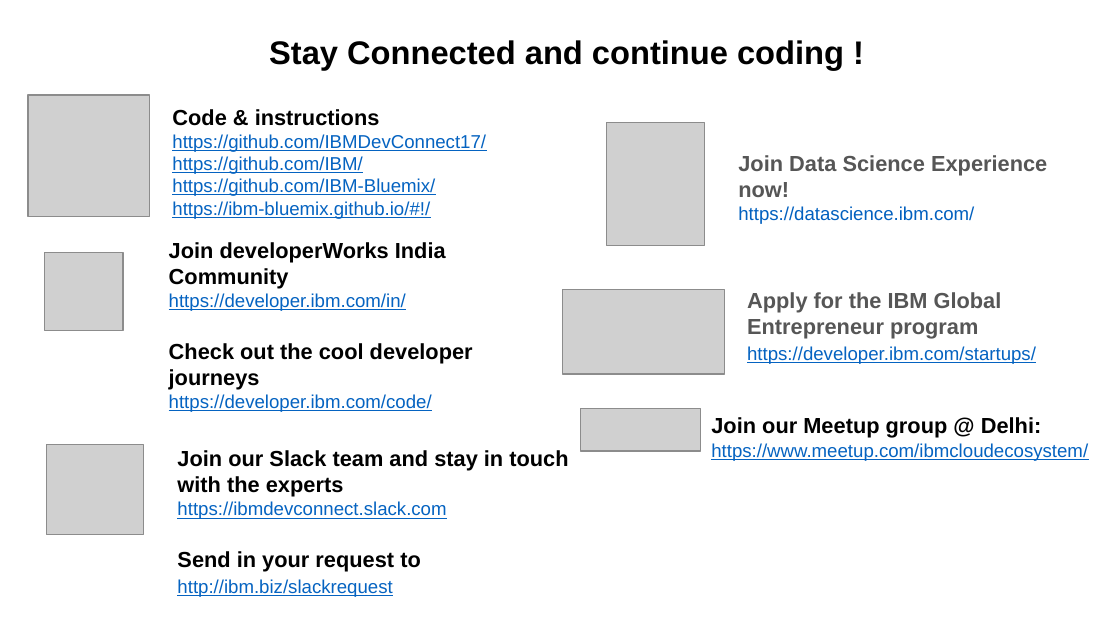
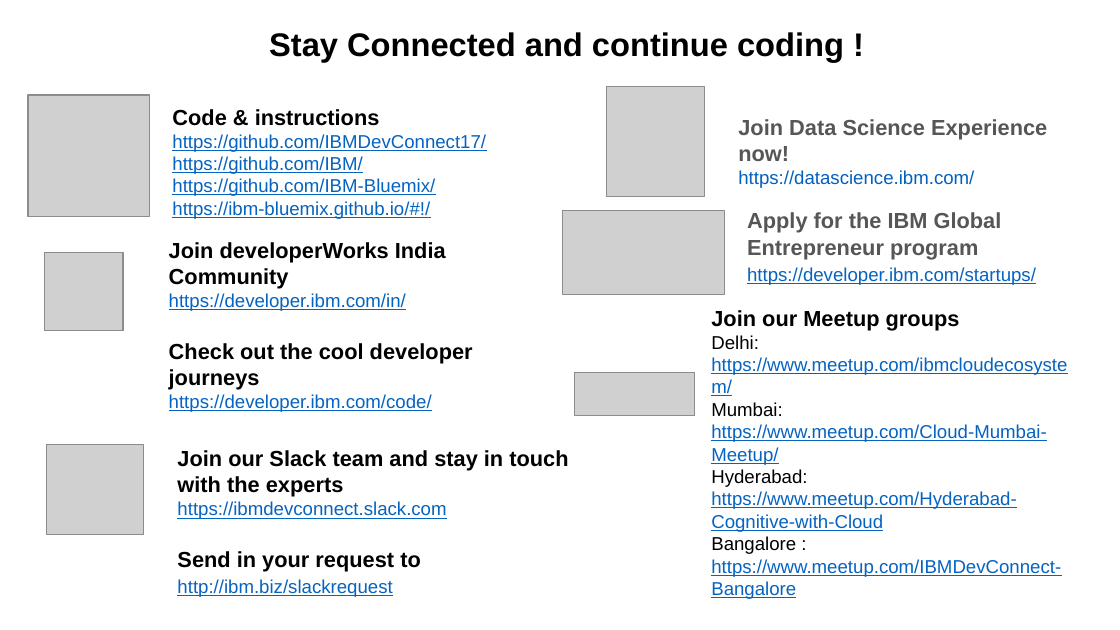
Before and after one commit to IBMDevConnect/Presentations, a slide deck: slide 13 of Pune-Delhi/hybrid/IntroductionToBluemixRuntime.pptx. Drawn at 1120x630 pixels with LibreOffice and Linux fonts; fonts in the diff are those of the drawing; grey boxes stand for pictures; background and template pictures are left out. Boxes give left, top, right and bottom in pixels: in the first picture for what was removed or moved away, otherwise in the second. Text is boxed around its words. In the diff, an @@ line names an element or a change of style, - is before the commit and + after.

Commit message:
updated meetup info

```diff
--- a/Pune-Delhi/hybrid/IntroductionToBluemixRuntime.pptx
+++ b/Pune-Delhi/hybrid/IntroductionToBluemixRuntime.pptx
@@ title "Stay Connected and continue coding ...": place and size @@
-title "Stay Connected and continue coding ..." at bbox=[269, 40, 844, 70]
+title "Stay Connected and continue coding ..." at bbox=[269, 32, 844, 62]
@@ picture: place and size @@
-picture at bbox=[606, 122, 703, 245]
+picture at bbox=[606, 87, 703, 197]
@@ text "Join Data Science Experience now!": place and size @@
-text "Join Data Science Experience now!" at bbox=[738, 155, 1047, 224]
+text "Join Data Science Experience now!" at bbox=[738, 119, 1047, 188]
@@ text "Apply for the IBM Global ...": place and size @@
-text "Apply for the IBM Global ..." at bbox=[747, 292, 1036, 364]
+text "Apply for the IBM Global ..." at bbox=[747, 212, 1036, 285]
@@ picture: place and size @@
-picture at bbox=[562, 290, 725, 374]
+picture at bbox=[562, 211, 725, 295]
@@ text at bbox=[711, 310, 1067, 599]: text changed @@
-Join our Meetup group @ Delhi: https://www.meetup.com/ibmcloudecosystem/
+Join our Meetup groups
+Delhi: https://www.meetup.com/ibmcloudecosystem/
+Mumbai:
+https://www.meetup.com/Cloud-Mumbai-Meetup/
+Hyderabad: https://www.meetup.com/Hyderabad-Cognitive-with-Cloud
+Bangalore : https://www.meetup.com/IBMDevConnect-Bangalore
@@ picture: place and size @@
-picture at bbox=[580, 409, 700, 451]
+picture at bbox=[575, 373, 694, 416]
```
